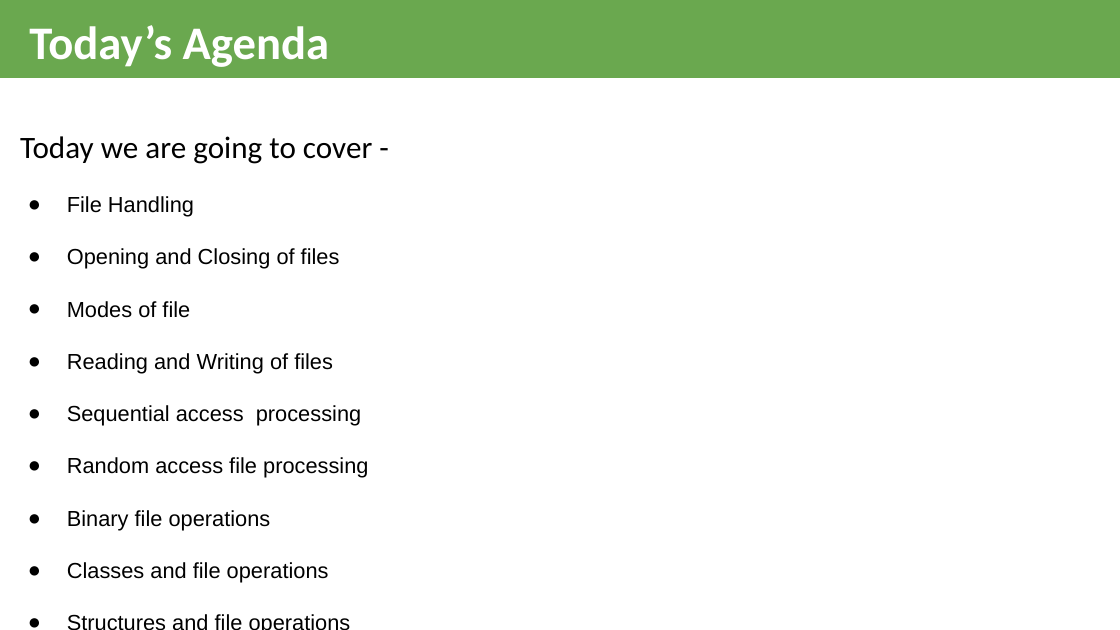
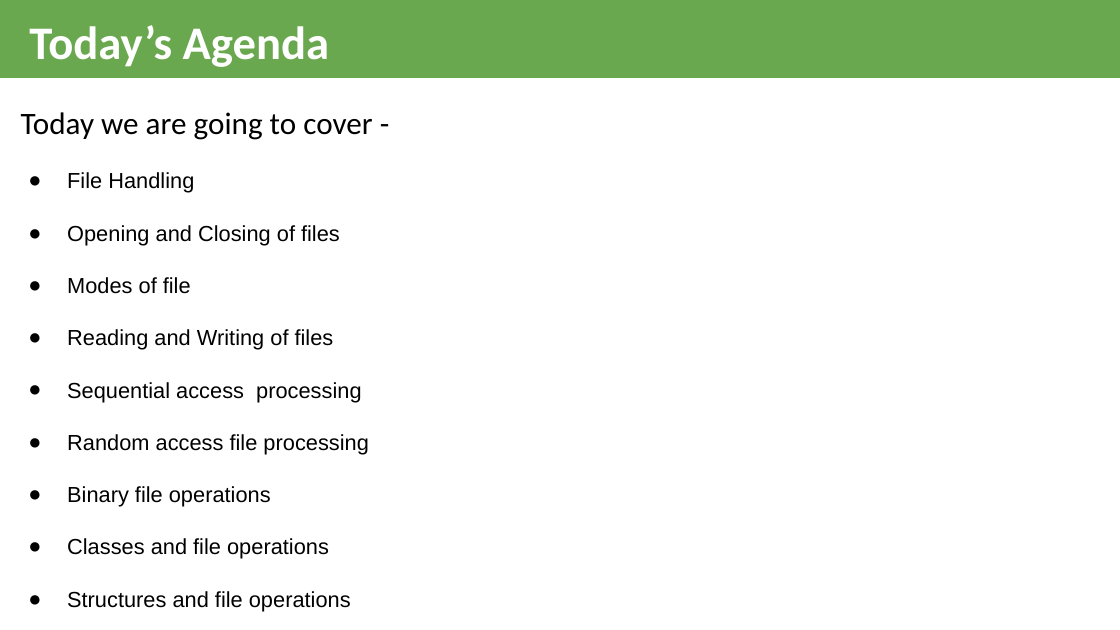
Before and after one commit to KartavyaKothari/ckb2-cpp, a slide deck: slide 2 of Slides/Lec9.pptx. Drawn at 1120x630 pixels with LibreOffice and Linux fonts; fonts in the diff are those of the drawing. Boxes give left, top, right and bottom in pixels: in the first picture for what was removed or moved away, otherwise in the second. Text is boxed around its words. In the diff, an @@ line names an element or a change of style, - is before the commit and + after.

```diff
--- a/Slides/Lec9.pptx
+++ b/Slides/Lec9.pptx
@@ text "Today we are going to ..." rewrapped from box(20, 136, 372, 583) to box(21, 112, 372, 612) @@
```
Also in this commit, not shown: 17 other files.
